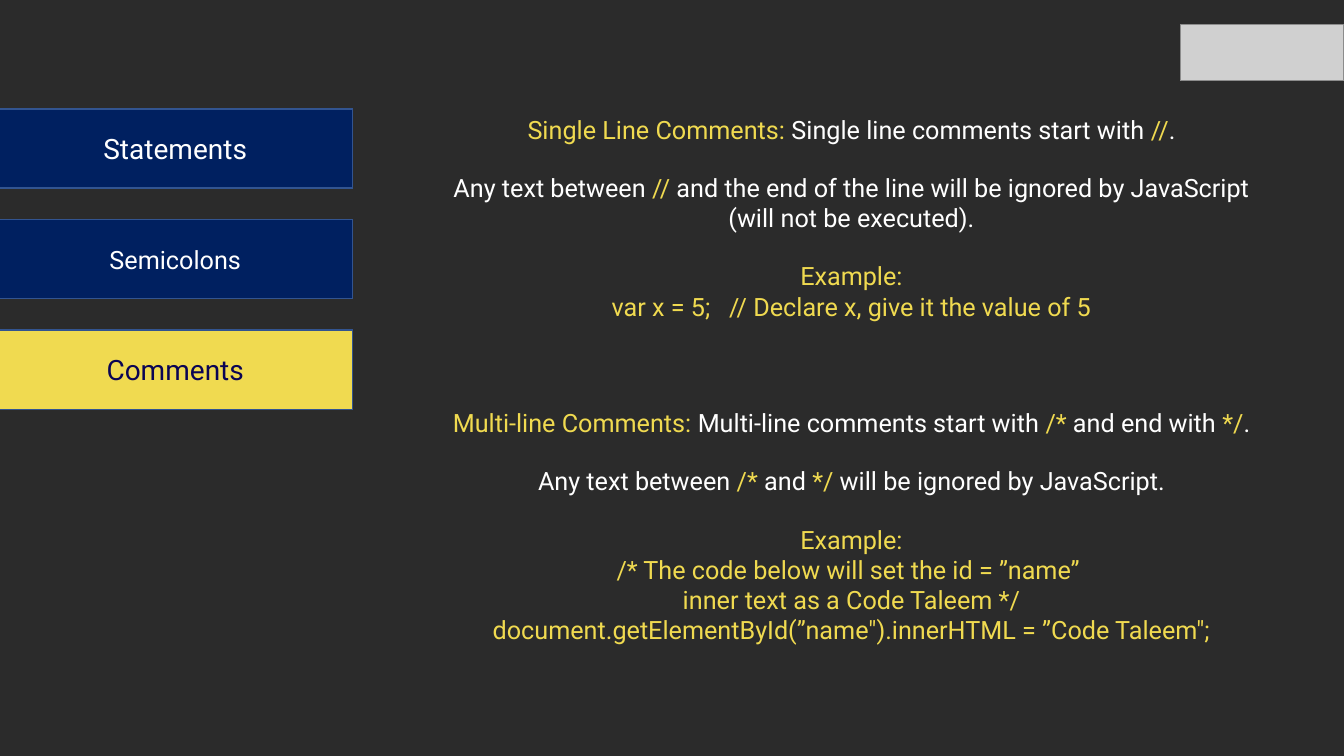
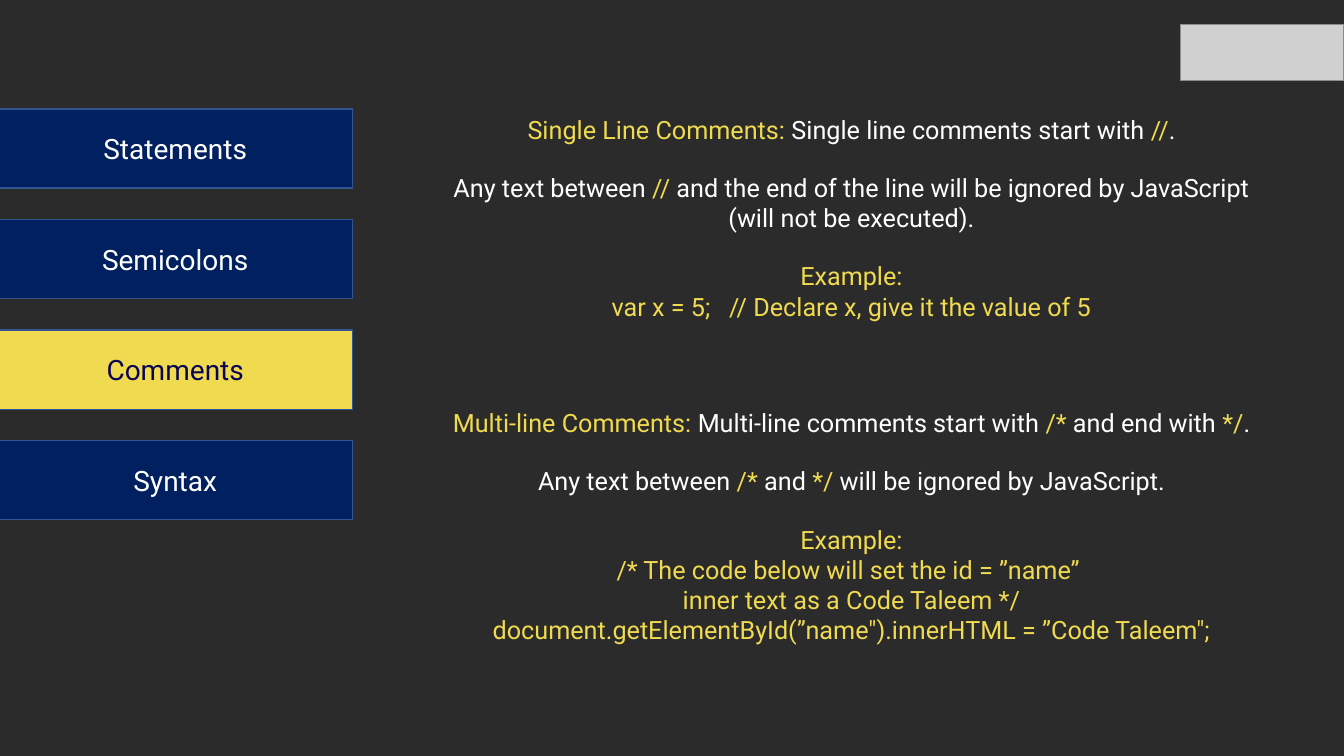
Before and after one commit to matharbeevi/codeTaleem, a slide deck: slide 15 of JavaScript/Document/JS-Presentation.pptx. Drawn at 1344x756 pixels with LibreOffice and Linux fonts; fonts in the diff are those of the drawing; grey boxes stand for pictures; background and template pictures are left out; a plain dark background stands for a picture behind light text. Boxes give left, top, right and bottom in pixels: in the first picture for what was removed or moved away, otherwise in the second. Text is boxed around its words. In the diff, an @@ line names an element or a change of style, - is before the commit and + after.

```diff
--- a/JavaScript/Document/JS-Presentation.pptx
+++ b/JavaScript/Document/JS-Presentation.pptx
@@ rectangle "Semicolons" at (0, 220, 352, 299): size 18 to 20 pt @@
@@ rectangle added at (0, 441, 352, 520), fill #002060, outline #325491 1 pt, 20 pt, text #FFFFFF @@
+Syntax
```
Also in this commit, not shown: 4 other slides changed, 3 slides added, 1 slide removed, 24 other files.
